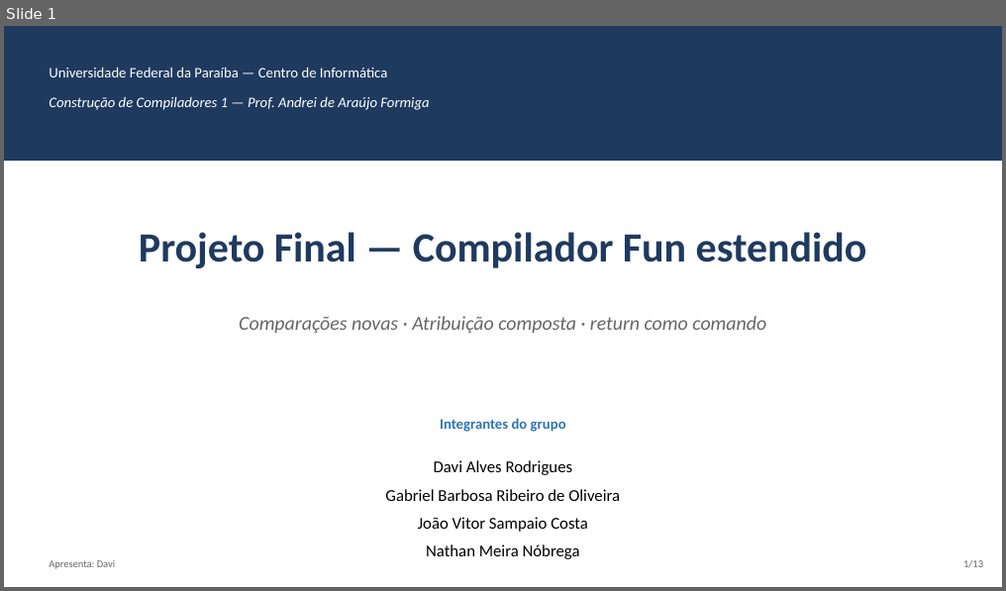
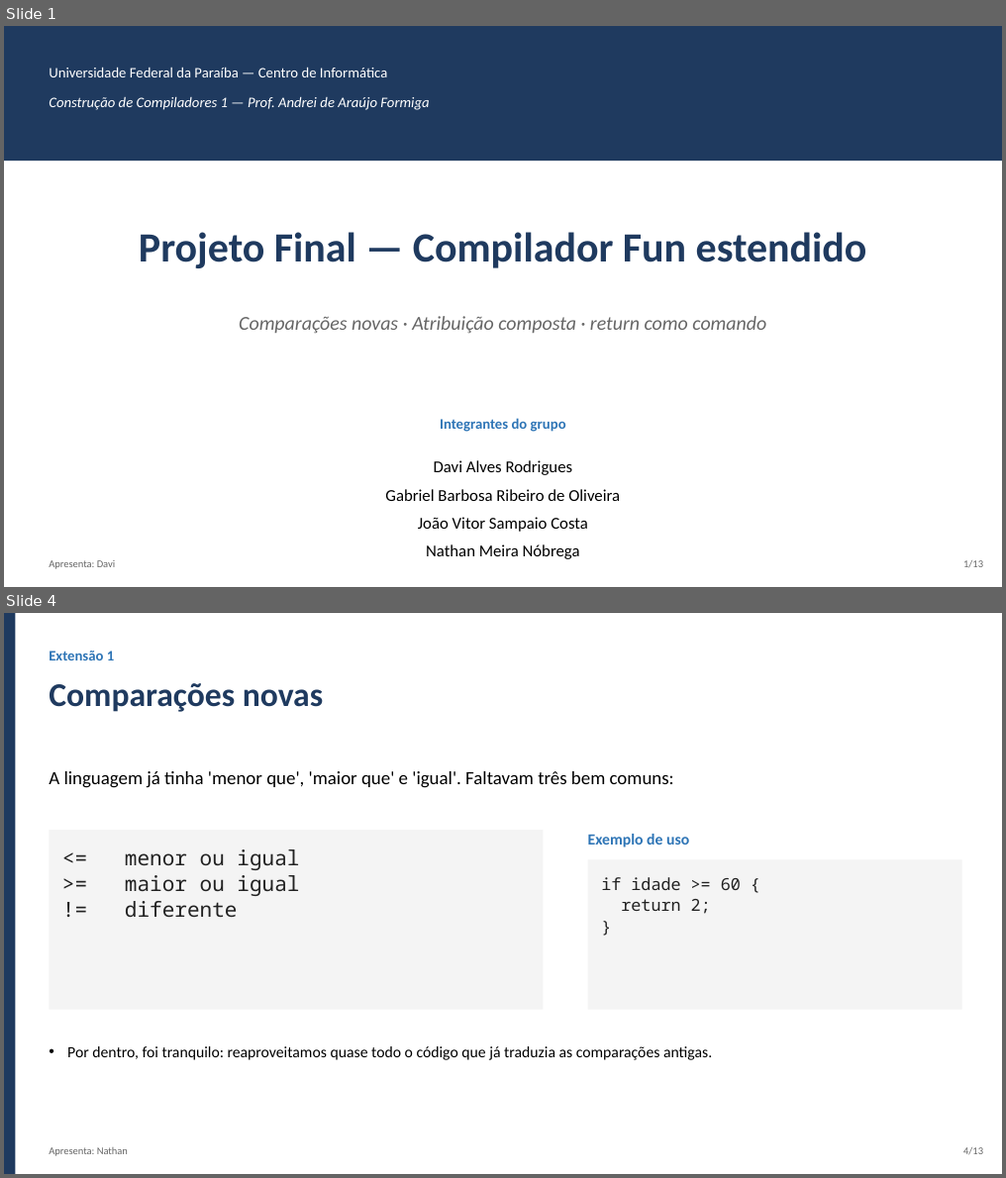
Before and after one commit to gabrielbribeiroo/CompilerConstruction_UFPB, a slide deck: apresentacao-projeto-final/apresentacao.pptx. Shown one above the other, each under a label of ours: slide 1 before the commit, slides 1 and 4 after it; the slides between them are not shown. The pictures are 1006x591 and 1006x1178 pixels, drawn with LibreOffice and Linux fonts; fonts in the diff are those of the drawing. Boxes give left, top, right and bottom in pixels: in the first picture for what was removed or moved away, otherwise in the second. Text is boxed around its words. In the diff, an @@ line names an element or a change of style, - is before the commit and + after.

Commit message:
docs(projeto-final): deixa o roteiro mais humano e focado nas extensoes
Reescreve as falas do roteiro num tom de conversa, sem jargao tecnico
sem explicacao, e ajusta os slides pra combinar (menos codigo/BNF,
mais exemplos do tipo "antes e depois" mostrando o que cada extensao
muda na pratica).

```diff
--- a/apresentacao-projeto-final/apresentacao.pptx
+++ b/apresentacao-projeto-final/apresentacao.pptx
@@ slide 4 added at box(4, 613, 1002, 1174), background #FFFFFF @@
@@ rectangle added at box(4, 613, 15, 1174), fill #1F3A5F @@
@@ text added at box(49, 651, 114, 661), 14 pt, text #2E75B6, bold @@
+Extensão 1
@@ text added at box(49, 683, 323, 712), 32 pt, text #1F3A5F, bold @@
+Comparações novas
@@ text added at box(49, 771, 674, 788), 18 pt, text #000000 @@
+A linguagem já tinha 'menor que', 'maior que' e 'igual'. Faltavam três bem comuns:
@@ rectangle added at box(49, 830, 543, 1010), fill #F4F4F4 @@
@@ text added at box(125, 850, 299, 917), 20 pt, text #222222 @@
+<= menor ou igual
+>= maior ou igual
+!= diferente
@@ text added at box(588, 834, 689, 848), 15 pt, text #2E75B6, bold @@
+Exemplo de uso
@@ rectangle added at box(588, 861, 962, 1010), fill #F4F4F4 @@
@@ text added at box(601, 877, 741, 914), 16 pt, text #222222 @@
+if idade >= 60 {
+return 2;
+}
@@ text added at box(67, 1047, 712, 1060), 15 pt, text #000000 @@
+• Por dentro, foi tranquilo: reaproveitamos quase todo o código que já traduzia as comparações antigas.
@@ text added at box(49, 1148, 128, 1157), 10 pt, text #666666 @@
+Apresenta: Nathan
@@ text added at box(963, 1148, 983, 1156), 10 pt, text #666666 @@
+4/13
```
Also in this commit, not shown: 6 slides changed, 4 other slides added, 5 slides removed, 2 other files.
